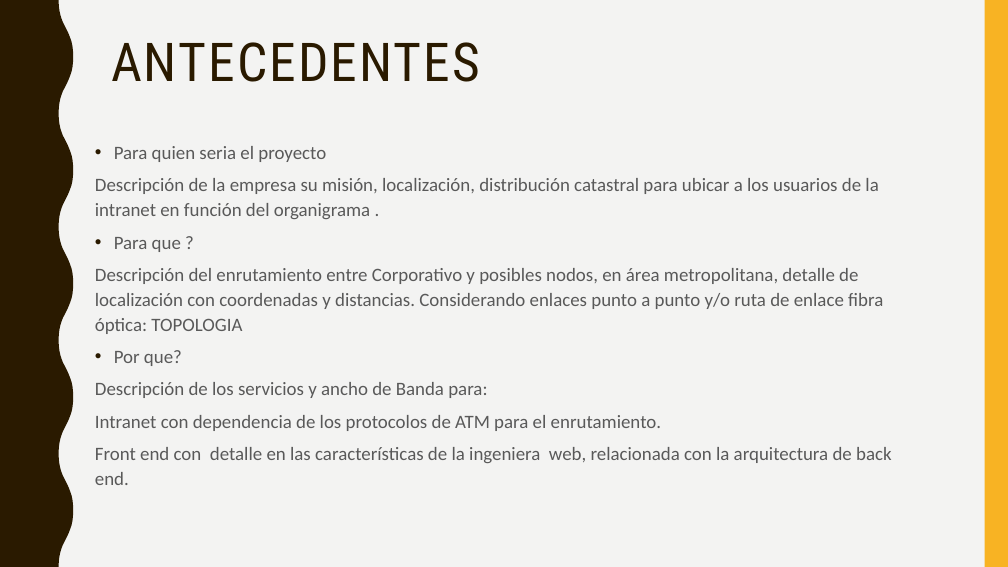
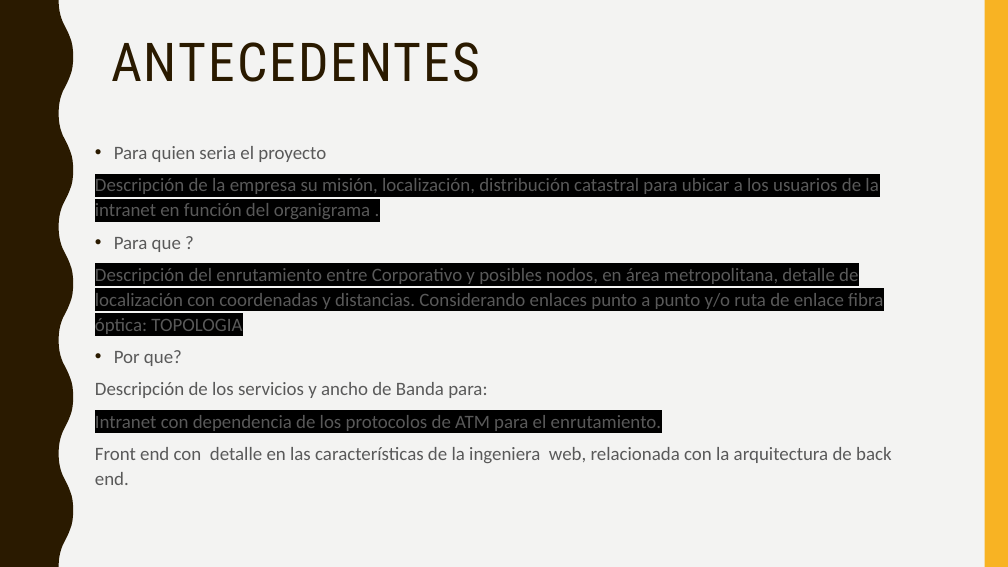
Before and after one commit to RationalKuma4/upiita-RedesTelecomunicaciones, a slide deck: slide 2 of COMPOSICION MT.pptx. Drawn at 1008x567 pixels with LibreOffice and Linux fonts; fonts in the diff are those of the drawing. Boxes give left, top, right and bottom in pixels: in the first picture for what was removed or moved away, otherwise in the second. Text is boxed around its words. In the diff, an @@ line names an element or a change of style, - is before the commit and + after.

```diff
--- a/COMPOSICION MT.pptx
+++ b/COMPOSICION MT.pptx
@@ text at (95, 178, 883, 431): highlight none to #000000 in "Descripción de la empresa su misión, localización, ...", "Descripción del enrutamiento entre Corporativo y posibles ...", "Intranet con dependencia de los protocolos de ..." @@
```
Also in this commit, not shown: 2 other slides changed, 19 other files.
